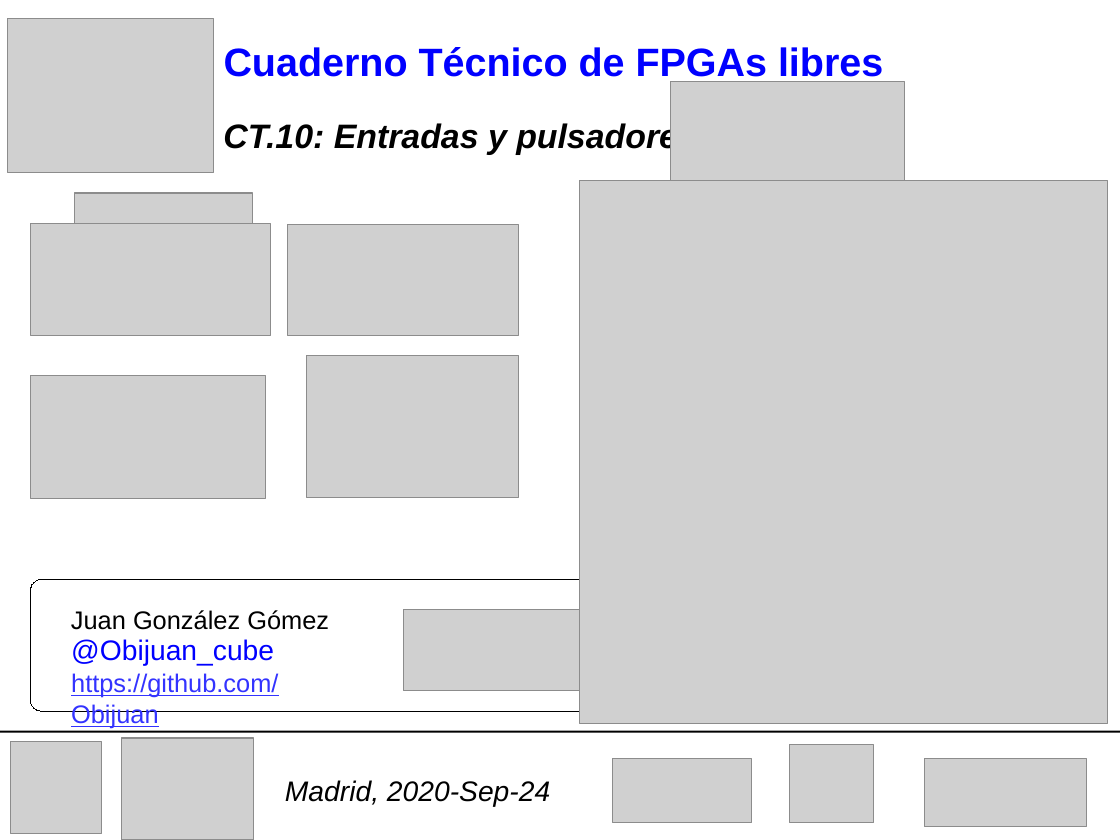
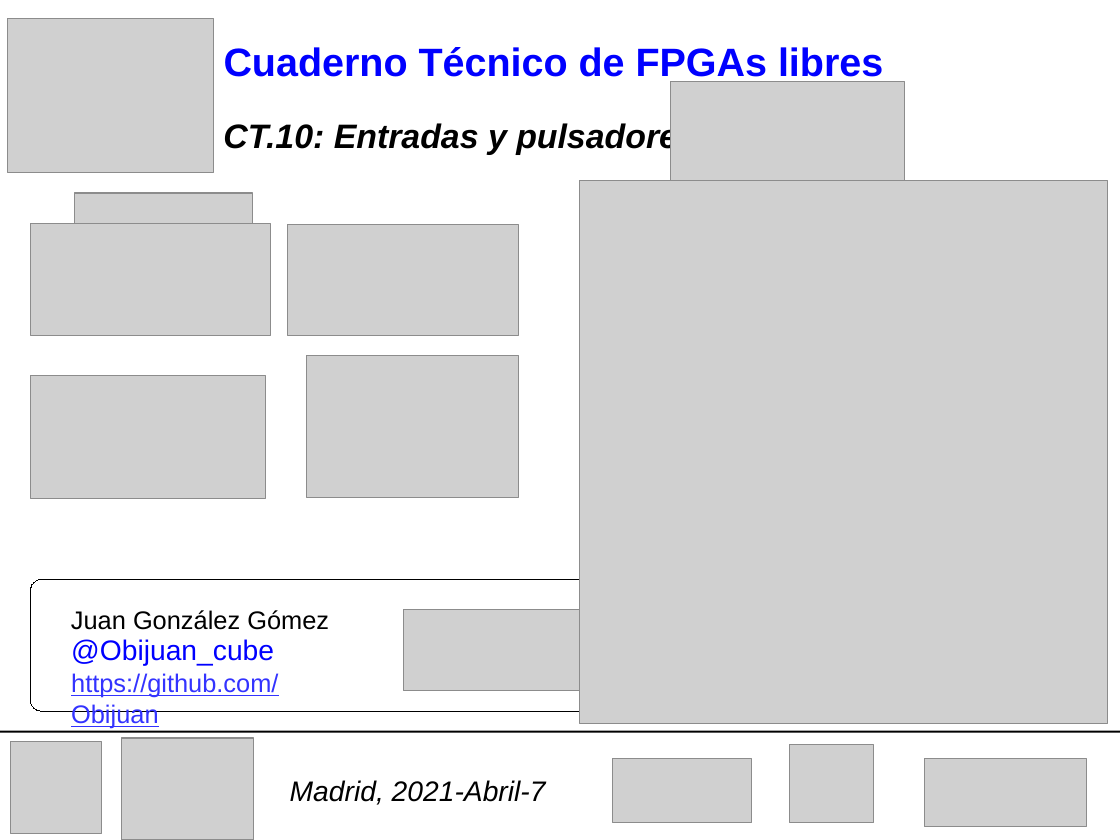
Before and after one commit to Obijuan/Cuadernos-tecnicos-FPGAs-libres, a slide deck: slide 1 of wiki/CT10-Entradas-Pulsadores/Portada/2021-04-07-cover.odp. Drawn at 1120x840 pixels with LibreOffice and Linux fonts; fonts in the diff are those of the drawing; grey boxes stand for pictures. Boxes give left, top, right and bottom in pixels: in the first picture for what was removed or moved away, otherwise in the second. Text is boxed around its words. In the diff, an @@ line names an element or a change of style, - is before the commit and + after.

```diff
--- a/wiki/CT10-Entradas-Pulsadores/Portada/2021-04-07-cover.odp
+++ b/wiki/CT10-Entradas-Pulsadores/Portada/2021-04-07-cover.odp
@@ text at (290, 780, 546, 805): text changed @@
-Madrid, 2020-Sep-24
+Madrid, 2021-Abril-7
```
Also in this commit, not shown: 1 other file.
